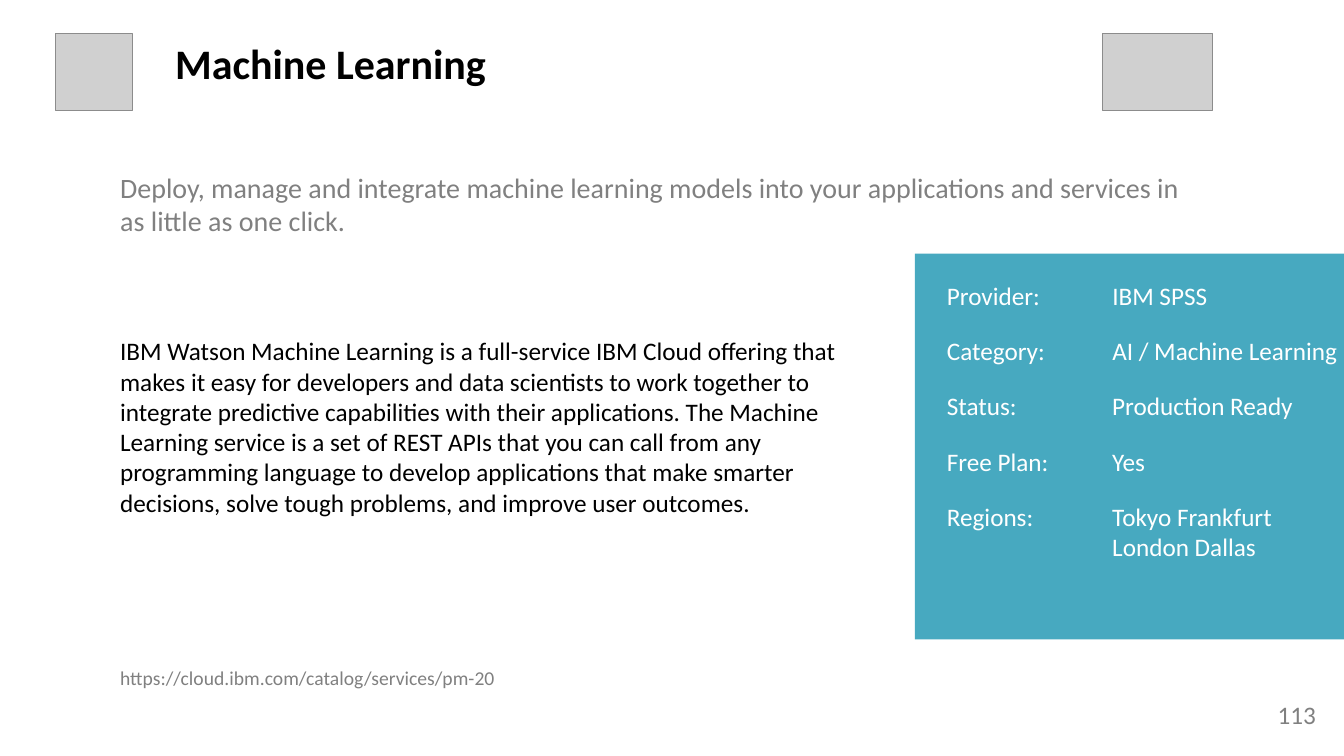
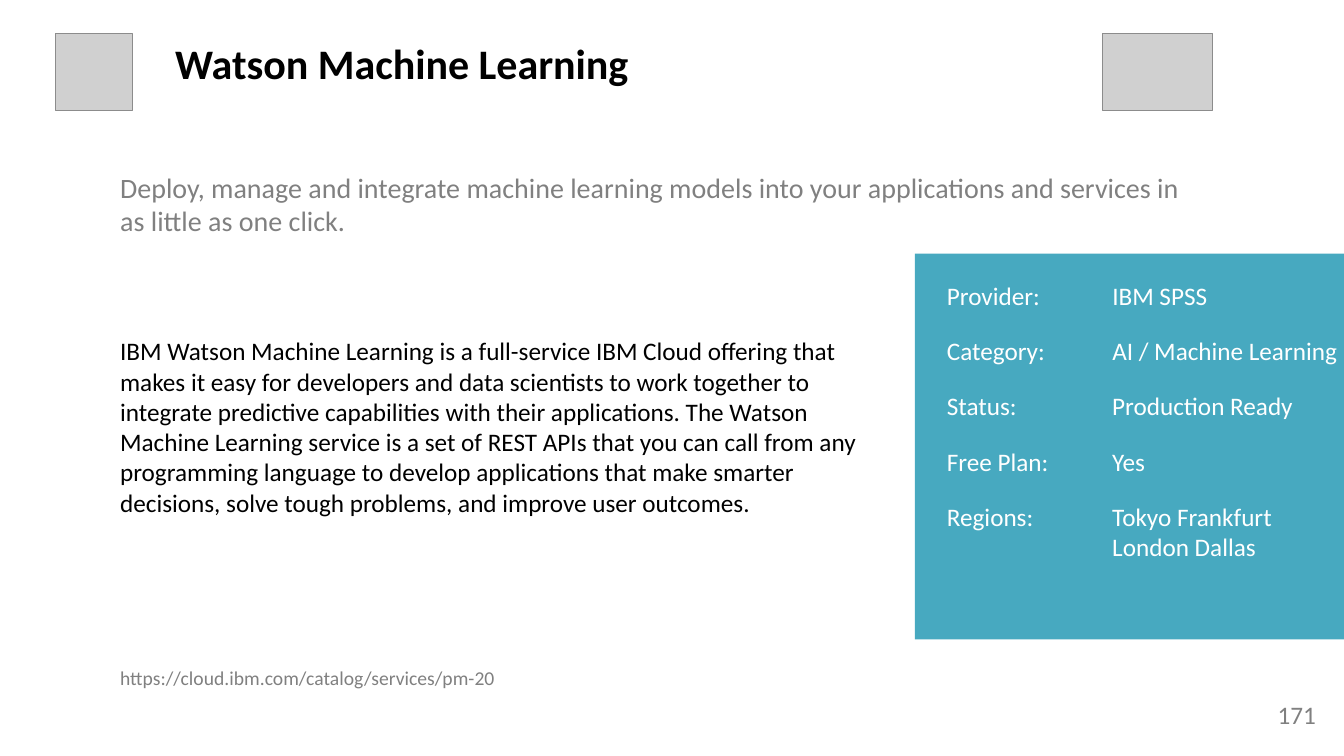
Before and after one commit to l2fprod/mycatalog, a slide deck: slide 171 of docs/generated/mycatalog.pptx (slide 113 before the commit). Drawn at 1344x756 pixels with LibreOffice and Linux fonts; fonts in the diff are those of the drawing; grey boxes stand for pictures. Boxes give left, top, right and bottom in pixels: in the first picture for what was removed or moved away, otherwise in the second. Text is boxed around its words. In the diff, an @@ line names an element or a change of style, - is before the commit and + after.

```diff
--- a/docs/generated/mycatalog.pptx
+++ b/docs/generated/mycatalog.pptx
@@ text at [175, 49, 629, 86]: text changed @@
-Machine Learning
+Watson Machine Learning
@@ text at [120, 342, 855, 517]: text changed @@
-IBM Watson Machine Learning is a full-service IBM Cloud offering that makes it easy for developers and data scientists to work together to integrate predictive capabilities with their applications. The Machine Learning service is a set of REST APIs that you can call from any programming language to develop applications that make smarter decisions, solve tough problems, and improve user outcomes.
+IBM Watson Machine Learning is a full-service IBM Cloud offering that makes it easy for developers and data scientists to work together to integrate predictive capabilities with their applications. The Watson Machine Learning service is a set of REST APIs that you can call from any programming language to develop applications that make smarter decisions, solve tough problems, and improve user outcomes.
@@ text at [1278, 708, 1316, 724]: text changed @@
-113
+171
```
Also in this commit, not shown: 59 other slides changed, 9 other files.
